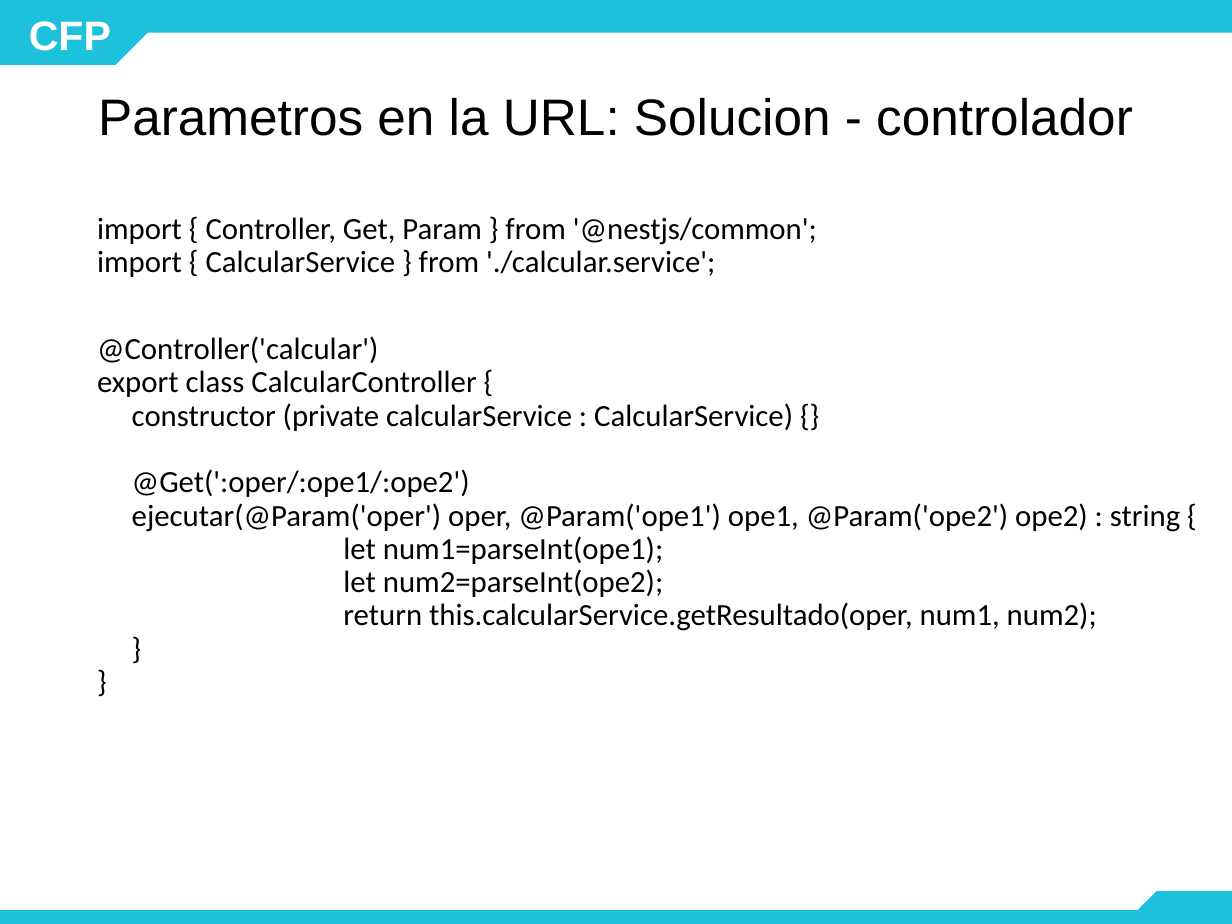
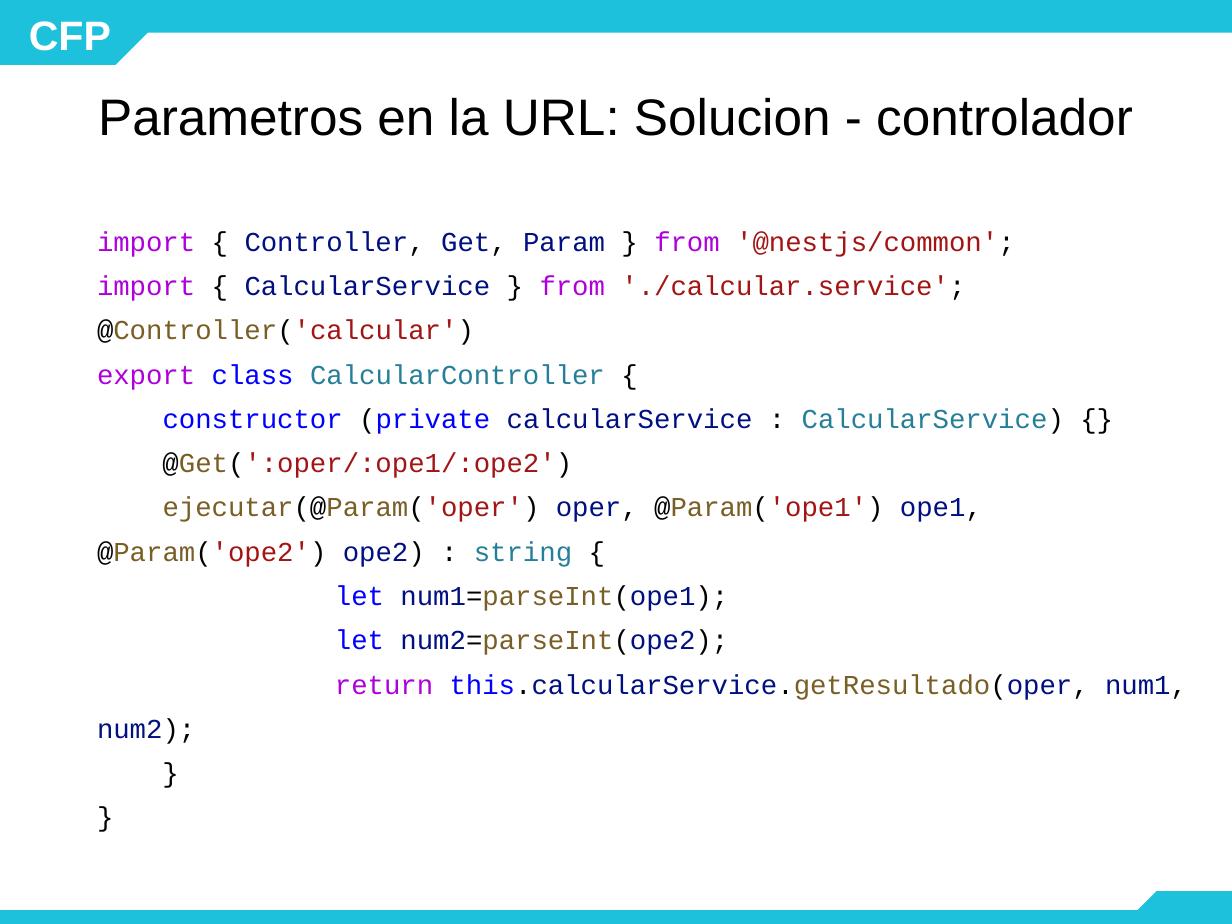
Before and after one commit to mariela21180/concesionaria, a slide deck: slide 13 of modulo4/4.3.1/- Teoria/03.1 MVC - Router y GET de API REST.pptx. Drawn at 1232x924 pixels with LibreOffice and Linux fonts; fonts in the diff are those of the drawing; background and template pictures are left out. Boxes give left, top, right and bottom in pixels: in the first picture for what was removed or moved away, otherwise in the second. Text is boxed around its words. In the diff, an @@ line names an element or a change of style, - is before the commit and + after.

```diff
--- a/modulo4/4.3.1/- Teoria/03.1 MVC - Router y GET de API REST.pptx
+++ b/modulo4/4.3.1/- Teoria/03.1 MVC - Router y GET de API REST.pptx
@@ text at (x1=97, y1=231, x2=1187, y2=744): text changed; size 18 to 16 pt; font Calibri to Courier New; text colour #000000 to #001080 @@
-import { Controller, Get, Param } from '@nestjs/common';
-import { CalcularService } from './calcular.service';
-@Controller('calcular')
-export class CalcularController {
-constructor (private calcularService : CalcularService) {}
-@Get(':oper/:ope1/:ope2')
-ejecutar(@Param('oper') oper, @Param('ope1') ope1, @Param('ope2') ope2) : string {
-let num1=parseInt(ope1);
-let num2=parseInt(ope2);
-return this.calcularService.getResultado(oper, num1, num2);
-}
-}
+import { Controller, Get, Param } from '@nestjs/common';
+import { CalcularService } from './calcular.service';
+@Controller('calcular')
+export class CalcularController {
+constructor (private calcularService : CalcularService) {}
+@Get(':oper/:ope1/:ope2')
+ejecutar(@Param('oper') oper, @Param('ope1') ope1, @Param('ope2') ope2) : string {
+let num1=parseInt(ope1);
+let num2=parseInt(ope2);
+return this.calcularService.getResultado(oper, num1, num2);
+}
+}
```
Also in this commit, not shown: 8 other slides changed, 3 slides added, 1 other file.
